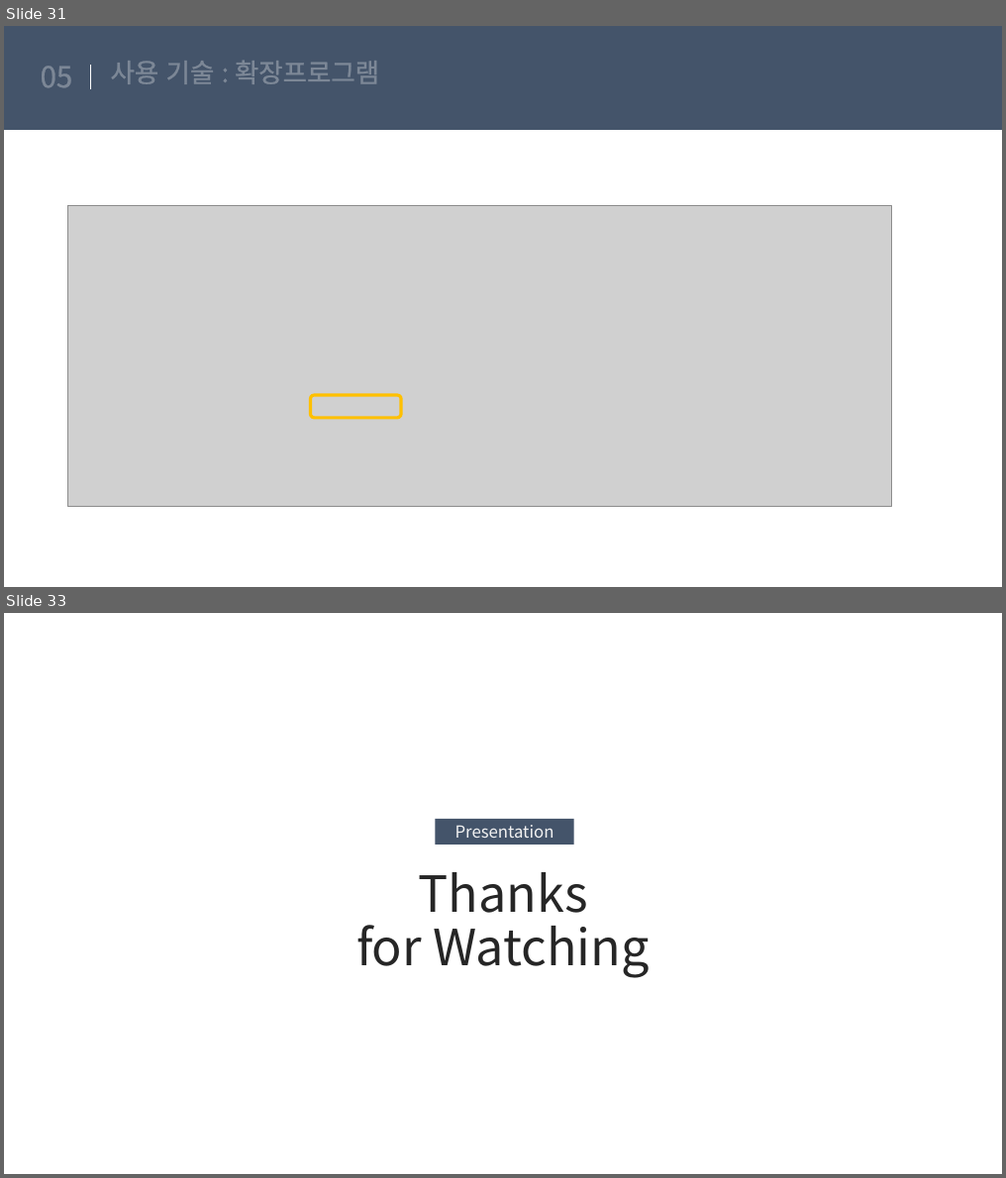
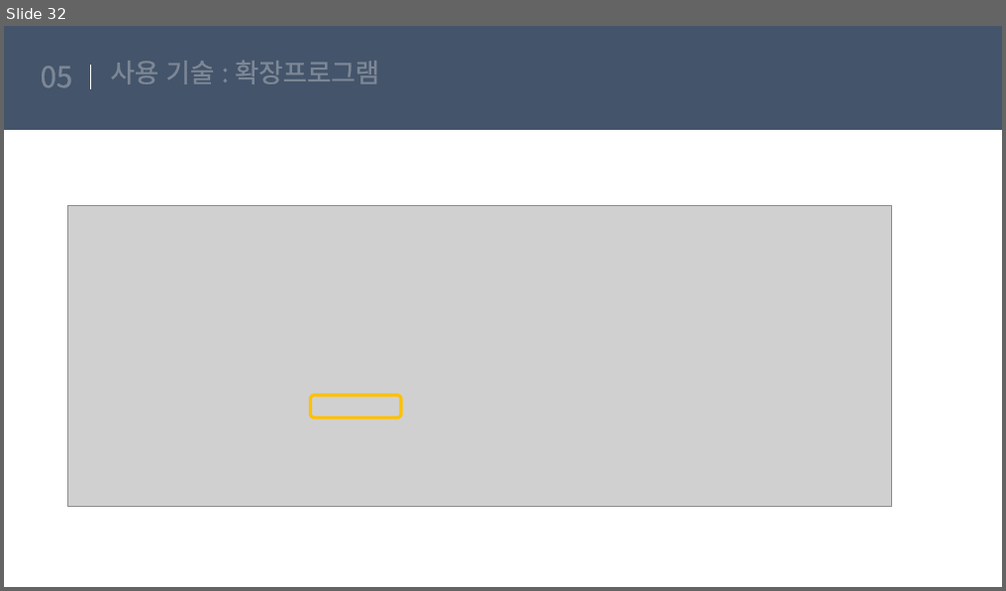
Before and after one commit to suna05/fanduck, a slide deck: suna/8월 30일 수/0830팬덕.pptx. Shown one above the other, each under a label of ours: slides 31 and 33 before the commit, slide 32 after it; the slides between them are not shown. The pictures are 1006x1178 and 1006x591 pixels, drawn with LibreOffice and Linux fonts; fonts in the diff are those of the drawing; grey boxes stand for pictures. Boxes give left, top, right and bottom in pixels: in the first picture for what was removed or moved away, otherwise in the second. Text is boxed around its words. In the diff, an @@ line names an element or a change of style, - is before the commit and + after.

```diff
--- a/suna/8월 30일 수/0830팬덕.pptx
+++ b/suna/8월 30일 수/0830팬덕.pptx
@@ slide 33 removed at (4, 613, 1002, 1174), background #FFFFFF @@
@@ rectangle removed at (436, 819, 573, 845) @@
@@ text removed at (455, 825, 554, 838) @@
-Presentation
@@ text removed at (356, 872, 648, 978) @@
-Thanks
-for Watching
@@ what was slide 31 is now slide 32 @@
```
Also in this commit, not shown: 3 slides changed, 2 slides added.
